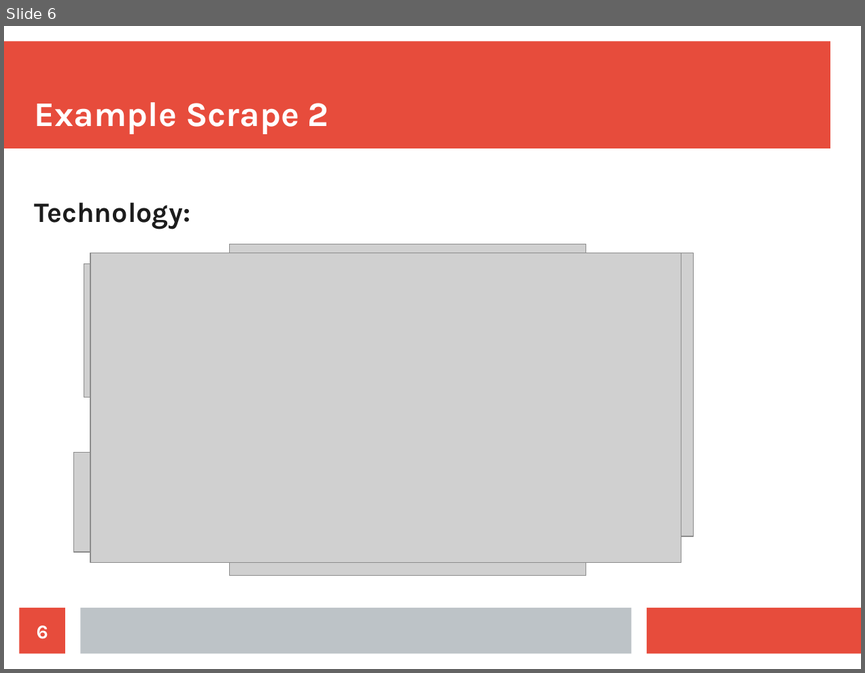
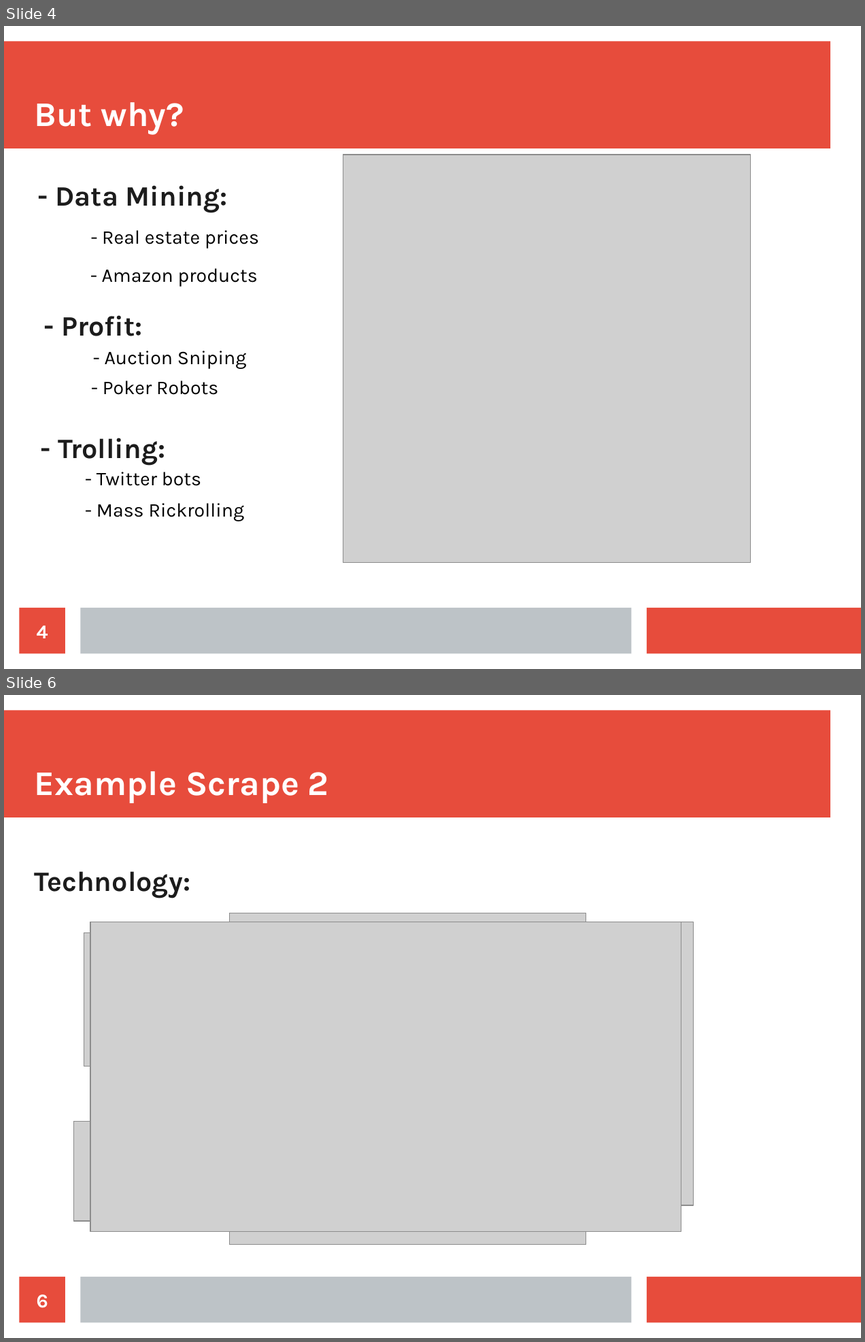
Before and after one commit to Lewington-pitsos/web_scraping_presentation, a slide deck: web_scraping.odp. Shown one above the other, each under a label of ours: slide 6 before the commit, slides 4 and 6 after it; the slides between them are not shown. The pictures are 865x673 and 865x1342 pixels, drawn with LibreOffice and Linux fonts; fonts in the diff are those of the drawing; grey boxes stand for pictures. Boxes give left, top, right and bottom in pixels: in the first picture for what was removed or moved away, otherwise in the second. Text is boxed around its words. In the diff, an @@ line names an element or a change of style, - is before the commit and + after.

```diff
--- a/web_scraping.odp
+++ b/web_scraping.odp
@@ slide 4 added at (4,26,861,669), background #FFFFFF; not listed: 3 template elements that a slide beside it also shows @@
@@ title added at (35,102,184,134), 32 pt, text #FFFFFF, bold @@
+But why?
@@ picture added at (343,155,751,562) @@
@@ text added at (55,185,228,213), 26 pt, text #1C1C1C, bold @@
+- Data Mining:
@@ text added at (102,230,259,248), 18 pt, text #000000 @@
+- Real estate prices
@@ text added at (102,268,258,286), 18 pt, text #000000 @@
+- Amazon products
@@ text added at (61,315,143,336), 26 pt, text #1C1C1C, bold @@
+- Profit:
@@ text added at (105,350,247,369), 18 pt, text #000000 @@
+- Auction Sniping
@@ text added at (103,380,218,395), 18 pt, text #000000 @@
+- Poker Robots
@@ text added at (58,437,165,465), 26 pt, text #1C1C1C, bold @@
+- Trolling:
@@ text added at (96,471,201,486), 18 pt, text #000000 @@
+- Twitter bots
@@ text added at (96,503,245,521), 18 pt, text #000000 @@
+- Mass Rickrolling
@@ page number added at (20,607,65,654), fill #E74C3C, 18 pt, text #FFFFFF, bold @@
+4
```
Also in this commit, not shown: 3 slides changed, 2 other slides added, 4 slides removed, 26 other files.
